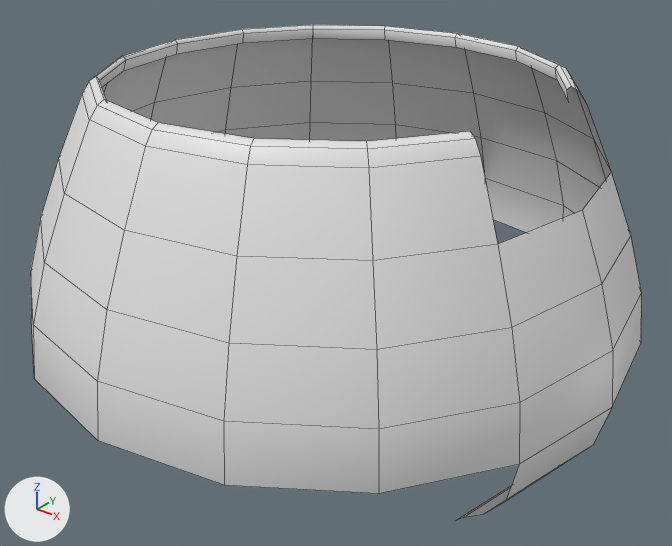
Two versions of the OBJ model models/after/Teapot.obj, one commit apart.
One viewpoint serves both versions: a 50 mm lens placed at (0.882, -1.097, 0.964), pointed at (0.015, -0.013, 0.292). The lights are fixed; the arrows at lower left show +X, +Y and +Z. Mesh edges are drawn as thin lines. Where no turn or scale is listed for an object, it has been applied to the vertices.

The older version as bpy lines, for what is in view:
```python
me_teapot = bpy.data.meshes.new('Teapot')
me_teapot.from_pydata(...)  # 147 vertices, 122 faces; spans x -0.5..0.5, y -0.5..0.5, z 0.038..0.625
# before: 2 (0.324, -0.138, 0.625) at pixel (470, 131), 3 (0.334, -0.142, 0.618) at pixel (475, 138), 4 (0.346, -0.147, 0.6) at pixel (480, 156), 72 (0.324, 0.138, 0.625) at pixel (571, 86), 73 (0.334, 0.142, 0.618) at pixel (579, 90)
# before: 74 (0.346, 0.147, 0.6) at pixel (586, 104), 75 (0.421, 0.0, 0.502) at pixel (582, 210), 79 (0.388, -0.165, 0.502) at pixel (497, 244), 135 (0.388, 0.165, 0.502) at pixel (611, 172)
ob_teapot = bpy.data.objects.new('Teapot', me_teapot)
ob_teapot.location = (0.0, 0.0, 0.0)
```
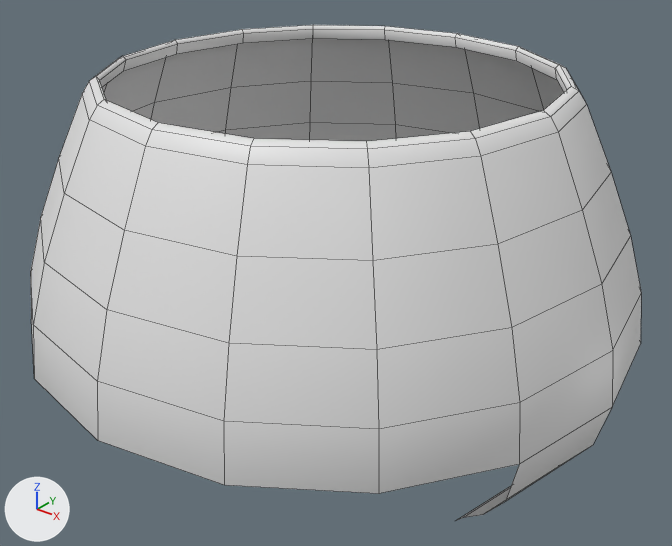
What differs and where, as boxes [x1, y1, x2, y2] in the pictures (672 x 546 px):
part 1 of me_teapot, added
    after: [470, 86, 611, 244]

The edits, one by one:
me_teapot has 147 vertices, 122 faces and spans x -0.5..0.5, y -0.5..0.5, z 0.038..0.625.
me_teapot is used by ob_teapot; location (0.0, 0.0, 0.0).
Verts and faces of me_teapot; kept vertices keep their numbers, new ones are numbered from 147.
Part 1, on me_teapot:
New vertex 147 is at (0.351, 0.0, 0.625), pixel (543, 110).
New vertex 148 is at (0.362, 0.0, 0.618), pixel (550, 116).
New vertex 149 is at (0.375, 0.0, 0.6), pixel (558, 132).
New faces: (2, 3, 148, 147), (3, 4, 149, 148), (72, 147, 148, 73), (73, 148, 149, 74), (4, 79, 75, 149), (74, 149, 75, 135).
